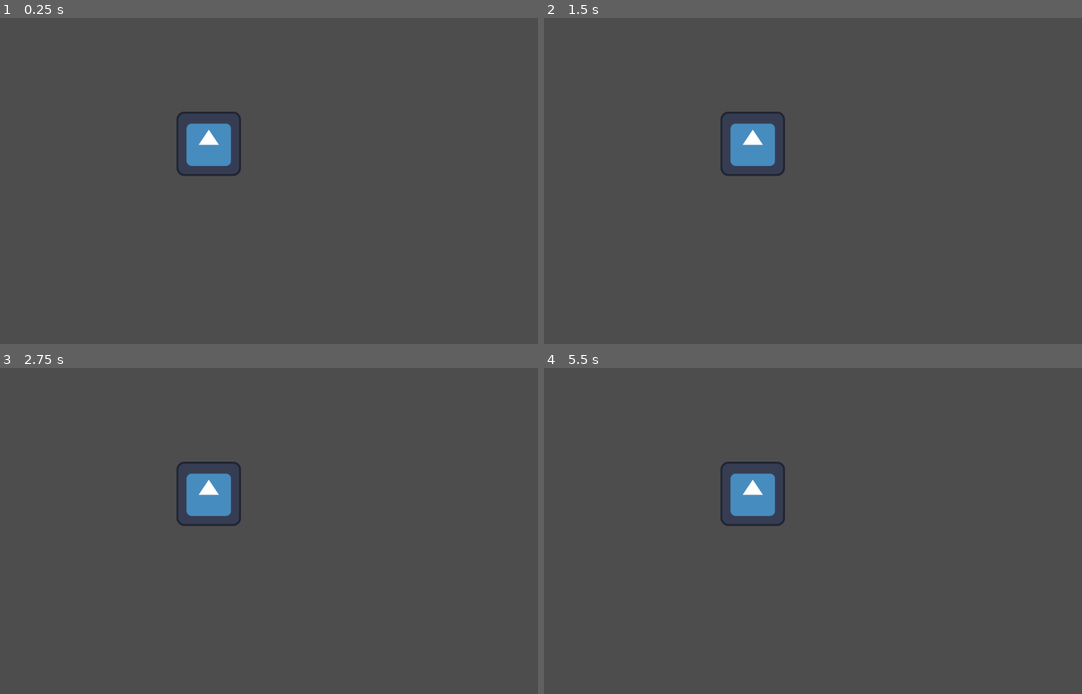
Above: before the commit, frames 1-4 (two rows, left to right).
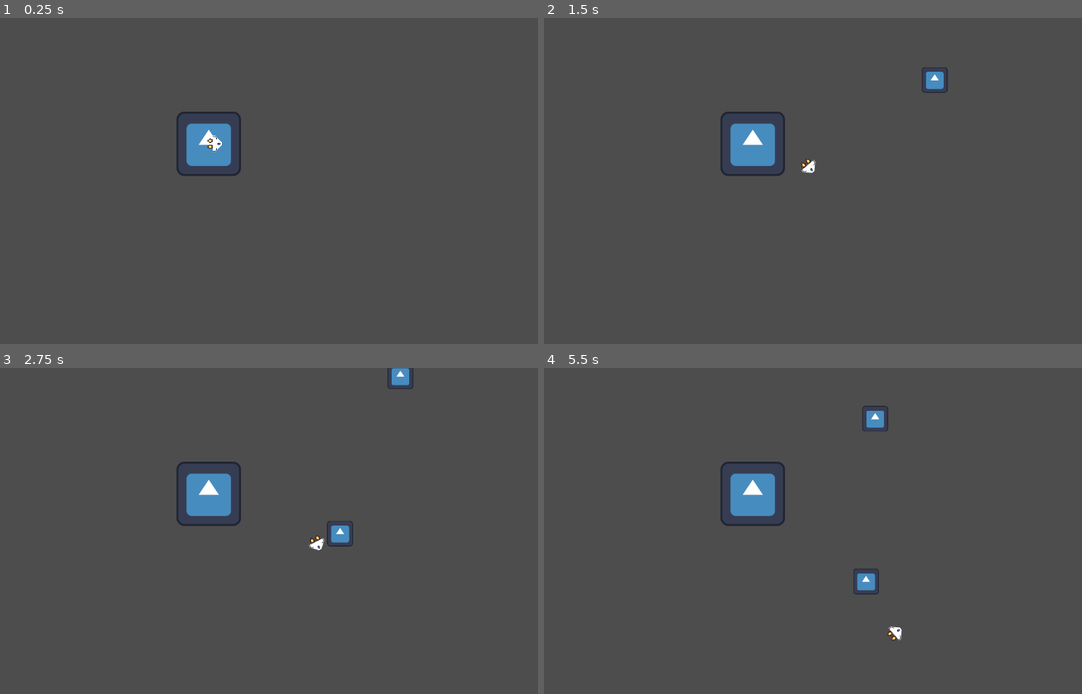
Above: after the commit, the same moments.

Repository: MrJman006/PvPlanes
Game: Godot game, scene res://scenes/GameScene.tscn
Same seed, same stepped clock (60 frames per second), same inputs: the game is played once before the commit and once after it. The engine's default icon, where the game draws it, is replaced by a stand-in: a white triangle on a blue panel in a dark square.
Inputs (mouse positions are in pixels of both pictures, inside the frame that each line leads up to):
- Up to frame 1 (0.25 s): no input
- Up to frame 2 (1.5 s): tap Enter (ui_accept) at 0.5, 0.77, 0.8, 1.07, 1.35 s; move the mouse to (920, 164) at 0.52 s; hold Right (ui_right) 0.53-1.28 s; hold Space (ui_primary_fire, bound only after the commit) 0.53-1.28 s; move the mouse to (673, 197) at 1.27 s; hold Left (ui_left) from 1.28 s (still down)
- Up to frame 3 (2.75 s): tap Enter (ui_accept) at 1.52, 1.82, 2.3 s; tap Space (ui_primary_fire, bound only after the commit) at 1.55 s; move the mouse to (306, 459) at 2.02 s; release Left (ui_left) at 2.03 s; hold Right (ui_right) from 2.03 s (still down); hold Space (ui_primary_fire, bound only after the commit) from 2.03 s (still down)
- Up to frame 4 (5.5 s): move the mouse to (764, 596) at 2.77 s; release Space (ui_primary_fire, bound only after the commit) at 2.78 s; tap Space (ui_primary_fire, bound only after the commit) at 2.85, 4.35 s; tap Enter (ui_accept) at 3.02, 3.32, 3.6, 3.77, 4.07, 4.52, 4.82, 5.3 s; move the mouse to (963, 579) at 3.52 s; release Right (ui_right) at 3.53 s; hold Left (ui_left) from 3.53 s (still down); move the mouse to (619, 482) at 4.27 s; move the mouse to (818, 531) at 5.02 s; hold Space (ui_primary_fire, bound only after the commit) from 5.03 s (still down)

The runs differ from the first frame. In frame 1, less than 0.1% of the frame differs, in the area x 38-42%, y 36-42%; in frame 2, 0.3%; in frame 3, 0.6%, in the area x 57-77%, y 0-56%; in frame 4, 0.5%.

Commit message:
Player with bullets.

Diff:
--- a/Player.gd
+++ b/Player.gd
@@ -1,5 +1,7 @@
 extends CharacterBody2D
 class_name Player
+
+var bullet_scene: PackedScene = preload("res://scenes/Bullet.tscn")
 
 # Maximum total velocity of the player (units/s)
 @export var max_velocity := 96
@@ -10,11 +12,18 @@
 # Maximum health
 @export var max_health := 100
 
+# Cooldown limit for bullets
+@export var bullet_cooldown_limit: float = 0.3
+
 # Current Health
 @export var current_health := max_health
 
+# Cooldown timer for bullets.
+var _bullet_cooldown: float = 0.0
+
 func _physics_process(delta: float) -> void:
 	handle_movement(delta)
+	handle_weapon_actions(delta)
 
 func handle_movement(delta: float) -> void:
 	# Movement input: rotation
@@ -29,3 +38,12 @@
 	# Apply movement
 	position += velocity * delta
 	#print("Position: ", position, " Velocity: ", velocity, " Heading: ", rotation_degrees)
+
+func handle_weapon_actions(delta: float) -> void:
+	_bullet_cooldown = max(0, _bullet_cooldown - delta)
+	if _bullet_cooldown == 0 and Input.is_action_pressed("ui_primary_fire"):
+		_bullet_cooldown = bullet_cooldown_limit
+		var bullet = bullet_scene.instantiate()
+		get_tree().current_scene.add_child(bullet)
+		bullet.fire(global_position, rotation, get_instance_id())
+		bullet.show()
--- a/project.godot
+++ b/project.godot
@@ -49,6 +49,11 @@
 , Object(InputEventKey,"resource_local_to_scene":false,"resource_name":"","device":-1,"window_id":0,"alt_pressed":false …(183 unchanged characters)…
 ]
 }
+ui_primary_fire={
+"deadzone": 0.2,
+"events": [Object(InputEventKey,"resource_local_to_scene":false,"resource_name":"","device":0,"window_id":0,"alt_pressed":false,"shift_pressed":false,"ctrl_pressed":false,"meta_pressed":false,"pressed":false,"keycode":0,"physical_keycode":32,"key_label":0,"unicode":0,"location":0,"echo":false,"script":null)
+]
+}
 
 [rendering]
 
--- a/scenes/Bullet.tscn
+++ b/scenes/Bullet.tscn
@@ -1,6 +1,6 @@
 [gd_scene load_steps=4 format=3 uid="uid://qfxptdf5pkh0"]
 
-[ext_resource type="Script" uid="uid://bgr6e33qf1g5e" path="res://scenes/Bullet.gd" id="1_p1sfj"]
+[ext_resource type="Script" uid="uid://bgr6e33qf1g5e" path="res://scripts/Bullet.gd" id="1_p1sfj"]
 [ext_resource type="Texture2D" uid="uid://bfojvmhw5b7jw" path="res://icon.svg" id="2_4utqk"]
 
 [sub_resource type="CircleShape2D" id="CircleShape2D_kdm4f"]
--- a/scenes/GameScene.tscn
+++ b/scenes/GameScene.tscn
@@ -1,13 +1,13 @@
 [gd_scene load_steps=3 format=3 uid="uid://ch4ror07qtcih"]
 
-[ext_resource type="Script" uid="uid://djflllwa6vghn" path="res://scenes/TestGameScene.gd" id="1_xy3my"]
+[ext_resource type="Script" uid="uid://djflllwa6vghn" path="res://scripts/GameScene.gd" id="1_xy3my"]
 [ext_resource type="Texture2D" uid="uid://bfojvmhw5b7jw" path="res://icon.svg" id="2_cxv17"]
 
 [node name="World" type="Node2D"]
+script = ExtResource("1_xy3my")
 
 [node name="TestBulletPlayer" type="Node2D" parent="."]
 position = Vector2(500, 250)
-script = ExtResource("1_xy3my")
 
 [node name="Sprite2D" type="Sprite2D" parent="TestBulletPlayer"]
 texture = ExtResource("2_cxv17")
--- a/scenes/TestGameScene.gd
+++ /dev/null
@@ -1,20 +0,0 @@
-extends Node2D
-
-var bullet_scene: PackedScene = load("res://scenes/Bullet.tscn")
-#var player_scene: PackedScene = load("res://Player.tscn")
-
-func _ready() -> void:
-	#var player_1 = player.new()
-	#get_tree().current_scene.add_child(player_1)
-	pass
-
-#func _physics_process(delta: float) -> void:
-	#look_at(get_global_mouse_position())
-	#if Input.is_action_just_pressed("ui_accept"):
-		#fire()
-#
-#func fire() -> void:
-	#print("Fire!")
-	#var bullet = bullet_scene.instantiate()
-	#add_child(bullet)
-	#bullet.fire(Vector2.UP.rotated(rotation), get_instance_id())
--- a/scenes/Bullet.gd
+++ b/scripts/Bullet.gd
@@ -15,13 +15,12 @@
 var _lifetime: float = 0.0
 var _shooter_id: int = -1
 
-func fire(direction: Vector2, shooter_id: int = -1, speed_override: float = -1.0):
-	direction = direction.normalized()
+func fire(position: Vector2, rotation: float, shooter_id: int = -1, speed_override: float = -1.0):
+	global_position = position
+	var direction = Vector2.UP.rotated(rotation)
 	_velocity = direction * (speed if speed_override == -1 else speed_override)
-	rotation = direction.angle()
 	_lifetime = 0.0
 	_shooter_id = shooter_id
-	show()
 
 func _ready():
 	connect("body_entered", Callable(self, "_on_body_entered"))
--- /dev/null
+++ b/scripts/GameScene.gd
@@ -0,0 +1,9 @@
+extends Node2D
+
+var player_scene: PackedScene = preload("res://Player.tscn")
+
+func _ready() -> void:
+	var player_1 = player_scene.instantiate()
+	player_1.global_position = Vector2(500, 250)
+	get_tree().current_scene.add_child(player_1)
+	player_1.show()
Renamed: scenes/Bullet.gd.uid -> scripts/Bullet.gd.uid
Renamed: scenes/TestGameScene.gd.uid -> scripts/GameScene.gd.uid
